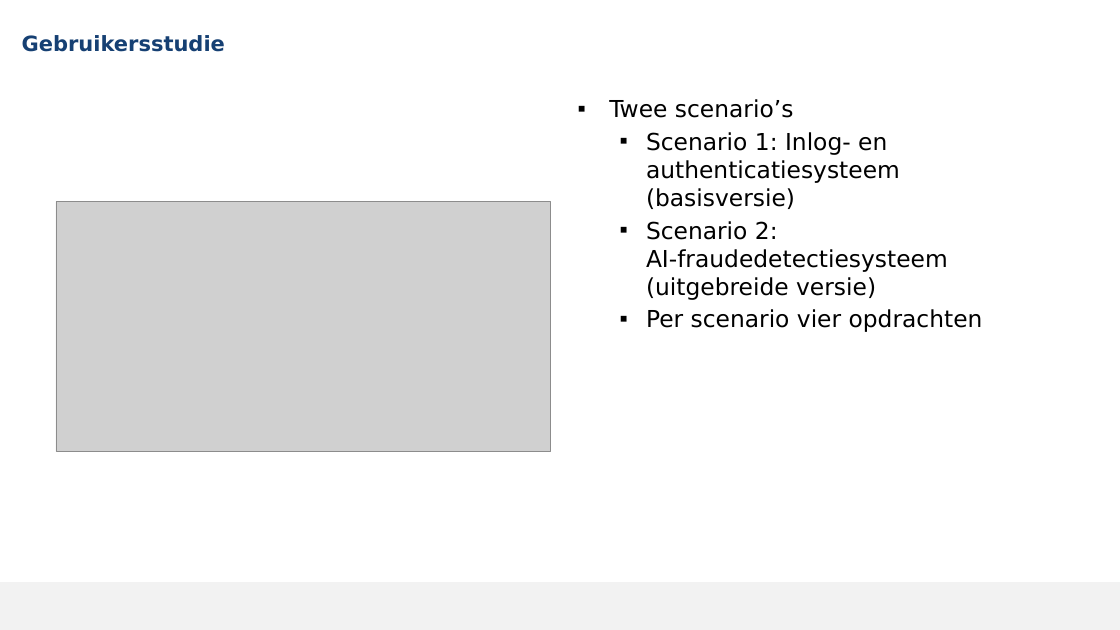
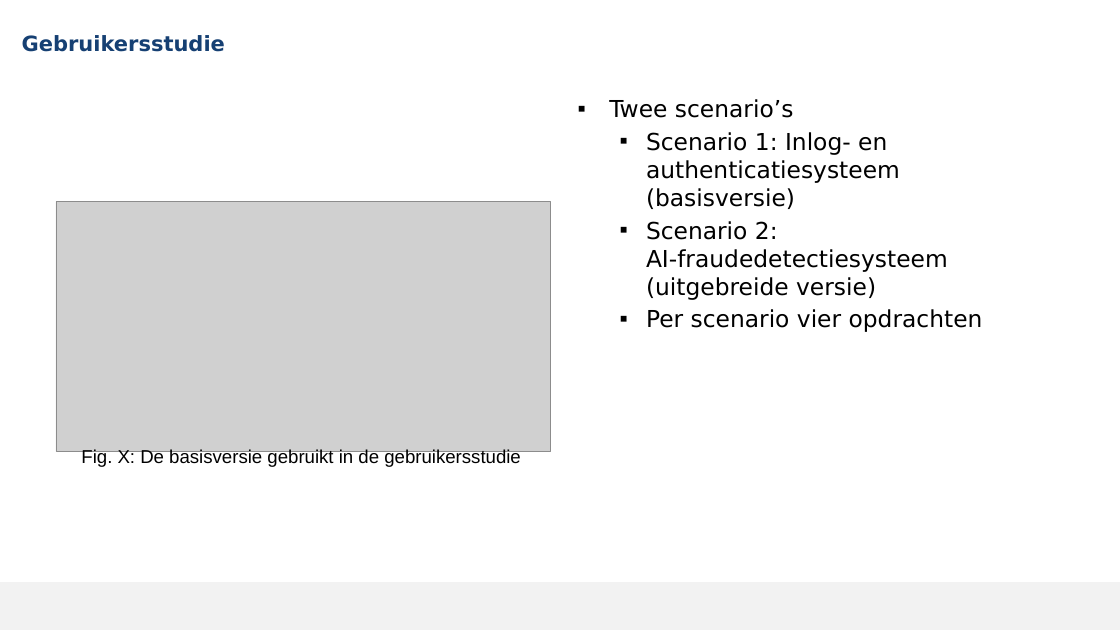
Before and after one commit to MikaG-1952764/masterproef, a slide deck: slide 20 of MP2526_Verdediging.pptx. Drawn at 1120x630 pixels with LibreOffice and Linux fonts; fonts in the diff are those of the drawing; grey boxes stand for pictures; background and template pictures are left out. Boxes give left, top, right and bottom in pixels: in the first picture for what was removed or moved away, otherwise in the second. Text is boxed around its words. In the diff, an @@ line names an element or a change of style, - is before the commit and + after.

```diff
--- a/MP2526_Verdediging.pptx
+++ b/MP2526_Verdediging.pptx
@@ text added at <box>81,449,521,467</box>, 16 pt, text #000000 @@
+Fig. X: De basisversie gebruikt in de gebruikersstudie
```
Also in this commit, not shown: 9 other slides changed, 1 other file.
